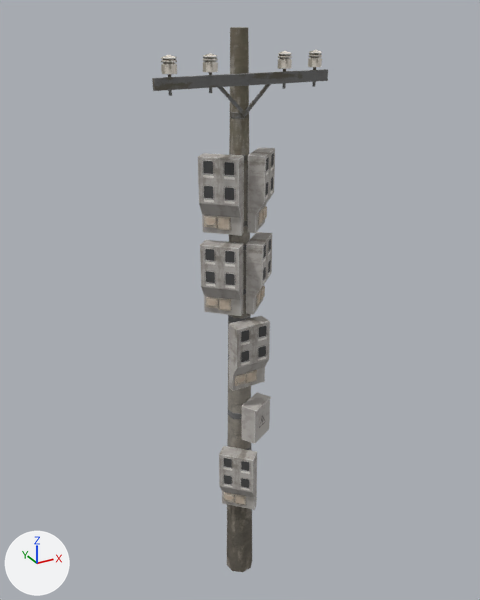
The FBX model Assets/Alley/fbx/SM_ElectricPole_1V.fbx as it was, and as the next commit left it.
Before and after are seen from a 50 mm lens placed at (-3.14, -5.72, 6.56), pointed at (0.09, 0.16, 3.62). The axes (+X, +Y, +Z) are drawn at lower left. The lights are the same throughout. Where no turn or scale is listed for an object, it has been applied to the vertices.

In view in the first picture: 'SM_ElectricPole_1V'.
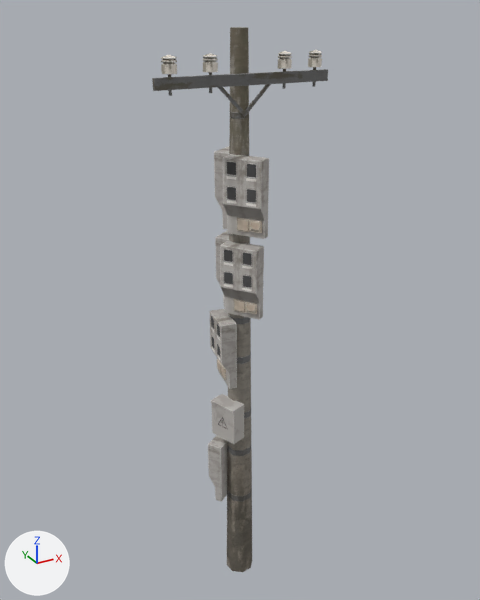
Changed parts and their boxes (x1, y1, x2, y2) in the pictures (480 x 600 px; the box of a moved part takes in the faces that stretch with it):
part 1 of me_mesh, moved or reshaped: before (246, 232, 272, 315); after (220, 241, 264, 320)
part 2 of me_mesh, moved or reshaped: before (256, 290, 261, 306); after (234, 299, 246, 313)
part 3 of me_mesh, moved or reshaped: before (261, 286, 265, 300); after (245, 302, 257, 314)
part 4 of me_mesh, moved or reshaped: before (229, 315, 270, 391); after (210, 309, 237, 389)
part 5 of me_mesh, moved or reshaped: before (246, 370, 257, 384); after (221, 364, 226, 380)
part 6 of me_mesh, moved or reshaped: before (235, 374, 246, 386); after (217, 359, 221, 373)
part 7 of me_mesh, moved or reshaped: before (200, 240, 243, 316); after (215, 230, 229, 307)
part 8 of me_mesh, moved or reshaped (not visible afterwards): before (218, 298, 231, 311)
part 9 of me_mesh, moved or reshaped (not visible afterwards): before (206, 297, 218, 309)
part 10 of me_mesh, moved or reshaped: before (242, 393, 271, 444); after (211, 394, 244, 444)
part 11 of me_mesh, moved or reshaped: before (219, 446, 257, 510); after (208, 435, 227, 502)
part 12 of me_mesh, moved or reshaped (not visible afterwards): before (235, 494, 246, 505)
part 13 of me_mesh, moved or reshaped (not visible afterwards): before (223, 492, 234, 503)
part 14 of me_mesh, moved or reshaped: before (198, 153, 244, 236); after (214, 146, 229, 229)
part 15 of me_mesh, moved or reshaped (not visible afterwards): before (217, 216, 231, 230)
part 16 of me_mesh, moved or reshaped (not visible afterwards): before (204, 216, 217, 228)
part 17 of me_mesh, moved or reshaped: before (248, 147, 275, 233); after (223, 154, 269, 239)
part 18 of me_mesh, moved or reshaped: before (258, 209, 263, 225); after (237, 217, 250, 232)
part 19 of me_mesh, moved or reshaped: before (263, 206, 267, 220); after (249, 220, 262, 233)

The change, as a diff of the scene's bpy script:
```diff
--- a/Assets/Alley/fbx/SM_ElectricPole_1V.fbx.py
+++ b/Assets/Alley/fbx/SM_ElectricPole_1V.fbx.py
@@ me_mesh @@
 me_mesh.from_pydata(...)  # 541 vertices, 526 faces; spans x -0.91..0.91, y -0.4..0.17, z 0.0..6.4
+# me_mesh part 1: the loose piece of 12 vertices spanning x 0.0..0.4, y -0.27..0.14, z 3.6..4.38 is turned -100.2 degrees about the z axis through its middle, then moved by (-0.27, -0.12, 0.0)
+# me_mesh part 2: the loose piece of 8 vertices spanning x 0.12..0.23, y -0.14..-0.02, z 3.65..3.78 is turned -100.2 degrees about the z axis through its middle, then moved by (-0.26, -0.08, 0.0)
+# me_mesh part 3: the loose piece of 8 vertices spanning x 0.22..0.34, y -0.04..0.07, z 3.67..3.78 is turned -100.2 degrees about the z axis through its middle, then moved by (-0.29, -0.29, 0.0)
+# me_mesh part 4: the loose piece of 12 vertices spanning x -0.2..0.2, y -0.3..-0.13, z 2.75..3.52 is turned -100.2 degrees about the z axis through its middle, then moved by (-0.18, 0.26, 0.0)
+# me_mesh part 5: the loose piece of 8 vertices spanning x -0.04..0.09, y -0.23..-0.19, z 2.8..2.93 is turned -100.2 degrees about the z axis through its middle, then moved by (-0.21, 0.22, 0.0)
+# me_mesh part 6: the loose piece of 8 vertices spanning x -0.18..-0.05, y -0.24..-0.2, z 2.81..2.92 is turned -100.2 degrees about the z axis through its middle, then moved by (-0.06, 0.37, 0.0)
+# me_mesh part 7: the loose piece of 12 vertices spanning x -0.43..-0.02, y -0.24..0.17, z 3.6..4.38 is turned -100.2 degrees about the z axis through its middle, then moved by (0.26, 0.27, 0.0)
+# me_mesh part 8: the loose piece of 8 vertices spanning x -0.26..-0.14, y -0.11..0.01, z 3.65..3.78 is turned -100.2 degrees about the z axis through its middle, then moved by (0.22, 0.26, 0.0)
+# me_mesh part 9: the loose piece of 8 vertices spanning x -0.36..-0.25, y -0.02..0.1, z 3.67..3.78 is turned -100.2 degrees about the z axis through its middle, then moved by (0.43, 0.26, 0.0)
+# me_mesh part 10: the loose piece of 12 vertices spanning x -0.09..0.3, y -0.37..-0.04, z 2.07..2.52 is turned -100.2 degrees about the z axis through its middle, then moved by (-0.3, 0.14, 0.0)
+# me_mesh part 11: the loose piece of 12 vertices spanning x -0.33..0.07, y -0.4..0.01, z 1.11..1.89 is turned -100.2 degrees about the z axis through its middle, then moved by (-0.02, 0.36, 0.0)
+# me_mesh part 12: the loose piece of 8 vertices spanning x -0.16..-0.05, y -0.27..-0.15, z 1.16..1.29 is turned -100.2 degrees about the z axis through its middle, then moved by (-0.05, 0.35, 0.0)
+# me_mesh part 13: the loose piece of 8 vertices spanning x -0.27..-0.15, y -0.17..-0.06, z 1.18..1.29 is turned -100.2 degrees about the z axis through its middle, then moved by (0.16, 0.35, 0.0)
+# me_mesh part 14: the loose piece of 12 vertices spanning x -0.43..-0.02, y -0.24..0.17, z 4.48..5.26 is turned -100.2 degrees about the z axis through its middle, then moved by (0.26, 0.27, 0.0)
+# me_mesh part 15: the loose piece of 8 vertices spanning x -0.26..-0.14, y -0.11..0.01, z 4.53..4.67 is turned -100.2 degrees about the z axis through its middle, then moved by (0.22, 0.26, 0.0)
+# me_mesh part 16: the loose piece of 8 vertices spanning x -0.36..-0.25, y -0.02..0.1, z 4.55..4.66 is turned -100.2 degrees about the z axis through its middle, then moved by (0.43, 0.26, 0.0)
+# me_mesh part 17: the loose piece of 12 vertices spanning x 0.02..0.43, y -0.24..0.17, z 4.48..5.26 is turned -100.2 degrees about the z axis through its middle, then moved by (-0.28, -0.18, 0.0)
+# me_mesh part 18: the loose piece of 8 vertices spanning x 0.15..0.26, y -0.11..0.01, z 4.53..4.67 is turned -100.2 degrees about the z axis through its middle, then moved by (-0.27, -0.14, 0.0)
+# me_mesh part 19: the loose piece of 8 vertices spanning x 0.25..0.37, y -0.02..0.1, z 4.55..4.66 is turned -100.2 degrees about the z axis through its middle, then moved by (-0.3, -0.35, 0.0)
 me_mesh.materials.append(mat_m_electric4)
```
